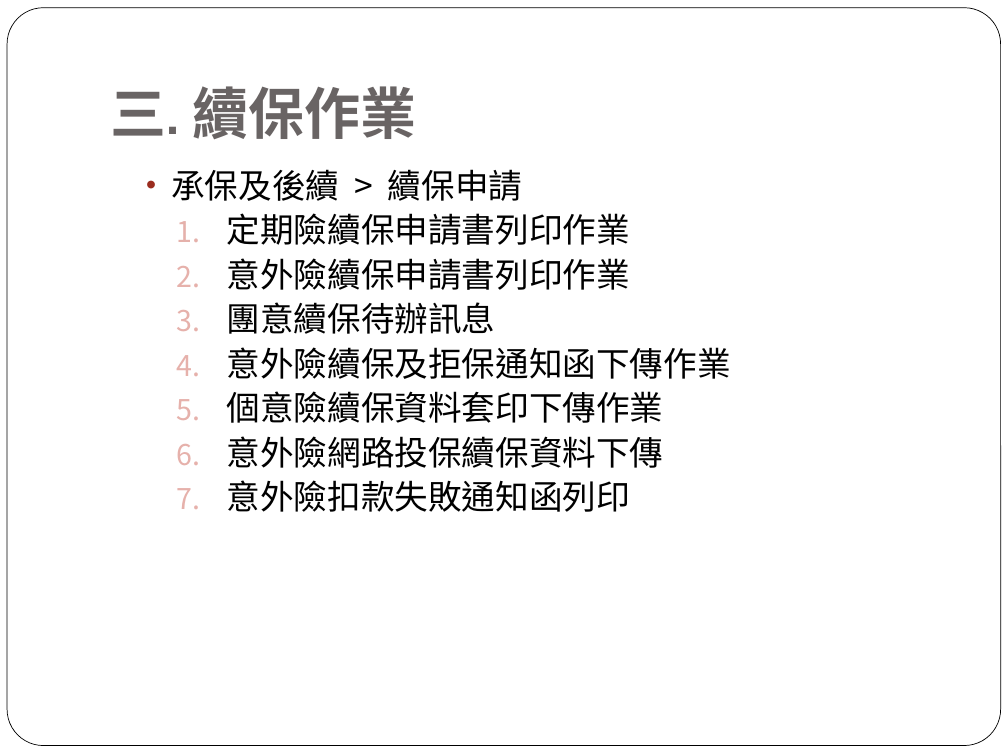
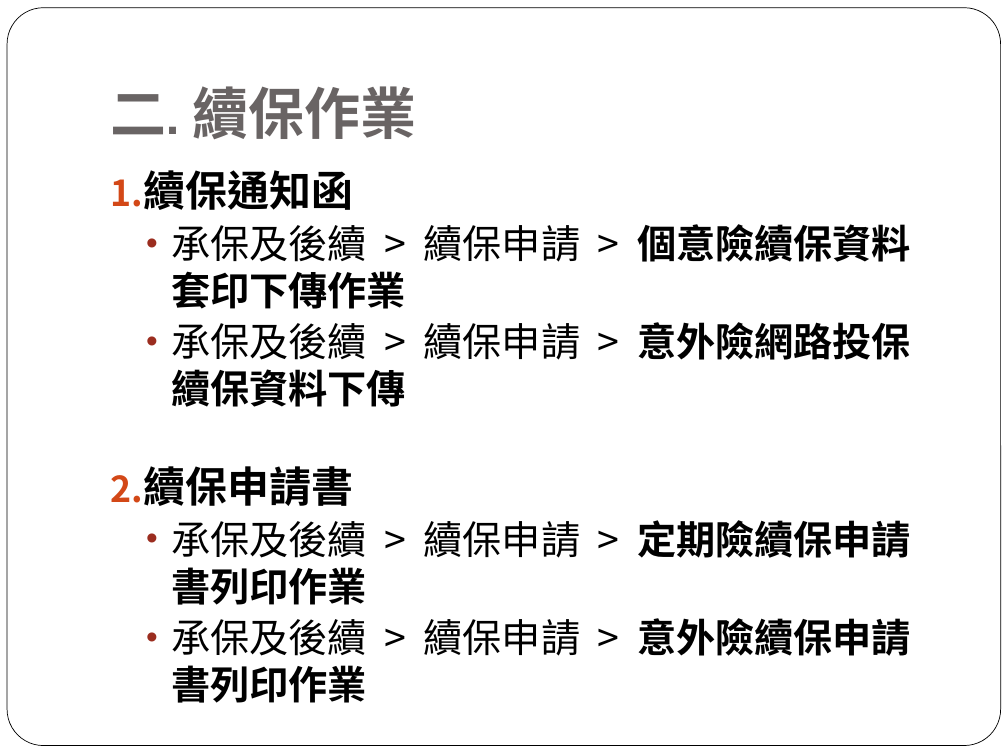
Before and after one commit to tale123456789/Resource, a slide deck: slide 4 of 續保作業.pptx (slide 5 before the commit). Drawn at 1008x756 pixels with LibreOffice and Linux fonts; fonts in the diff are those of the drawing. Boxes give left, top, right and bottom in pixels: in the first picture for what was removed or moved away, otherwise in the second. Text is boxed around its words. In the diff, an @@ line names an element or a change of style, - is before the commit and + after.

```diff
--- a/續保作業.pptx
+++ b/續保作業.pptx
@@ title at (111, 86, 416, 139): text changed @@
-三. 續保作業
+二. 續保作業
@@ text at (143, 170, 911, 656): text changed; size 24 to 28 pt; bold on @@
-  • 承保及後續 > 續保申請
-    1. 定期險續保申請書列印作業
-    2. 意外險續保申請書列印作業
-    3. 團意續保待辦訊息
-    4. 意外險續保及拒保通知函下傳作業
-    5. 個意險續保資料套印下傳作業
-    6. 意外險網路投保續保資料下傳
-    7. 意外險扣款失敗通知函列印
+1. 續保通知函
+  • 承保及後續 > 續保申請 > 個意險續保資料套印下傳作業
+  • 承保及後續 > 續保申請 > 意外險網路投保續保資料下傳
+2. 續保申請書
+  • 承保及後續 > 續保申請 > 定期險續保申請書列印作業
+  • 承保及後續 > 續保申請 > 意外險續保申請書列印作業
```
Also in this commit, not shown: 7 other slides changed, 14 slides added, 9 slides removed, 1 other file.
